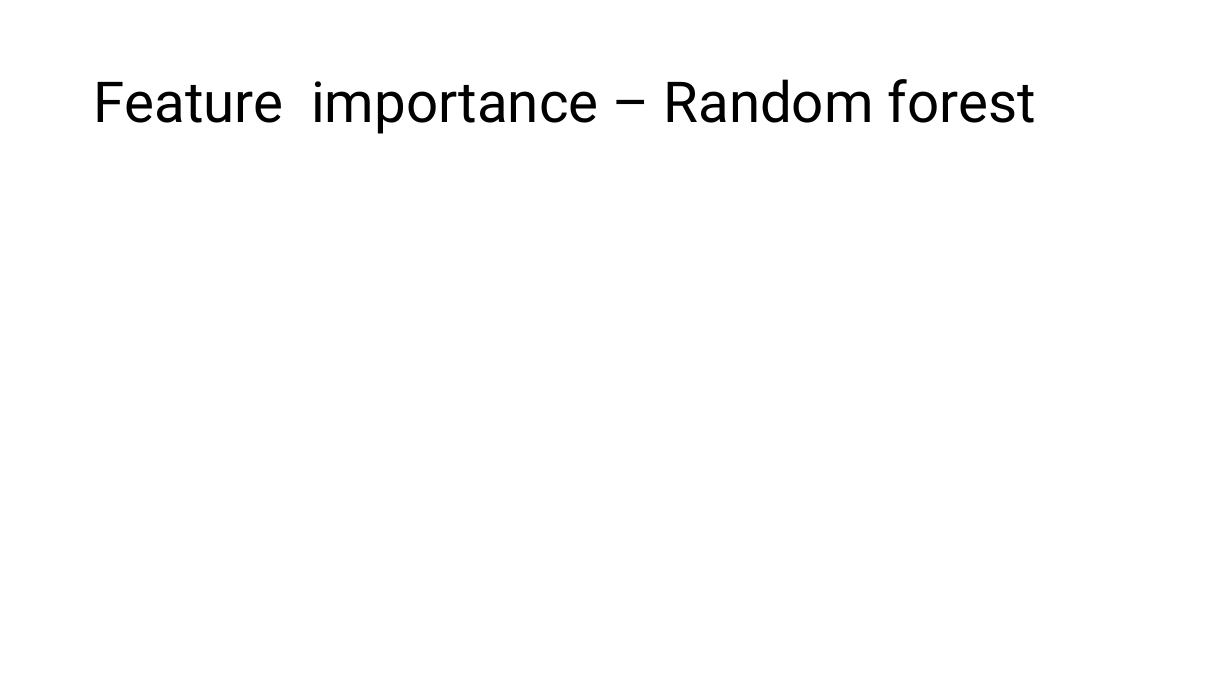
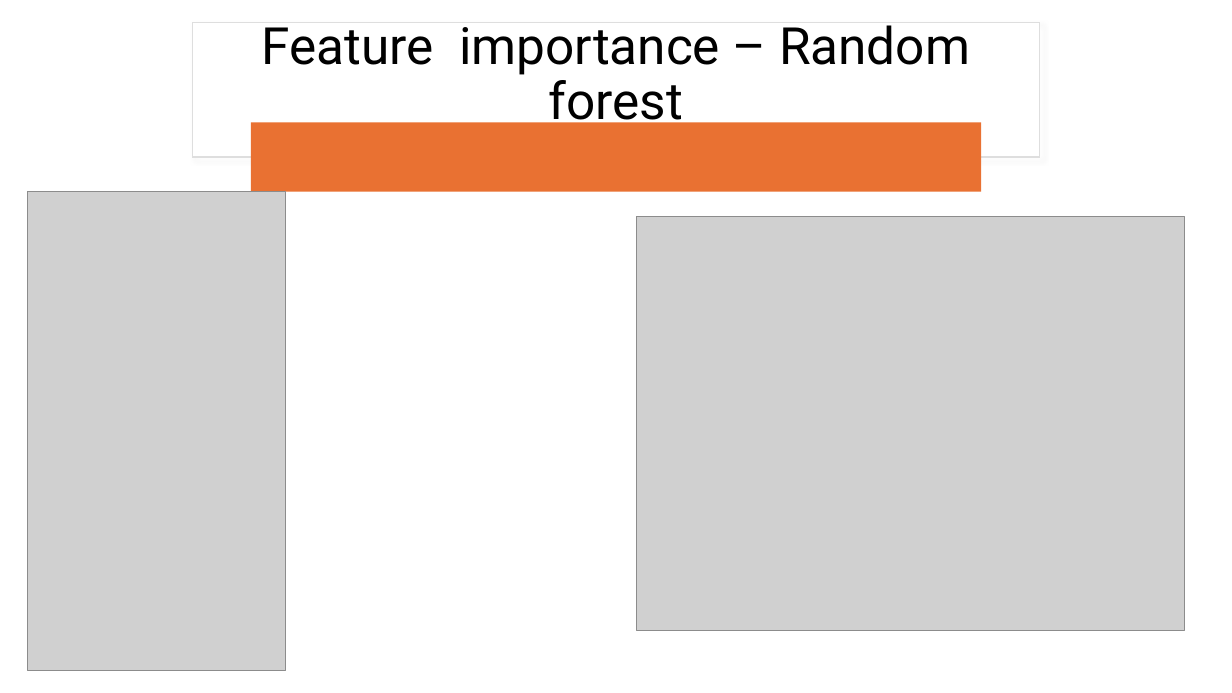
Before and after one commit to KissDanielMark/CustomerAnalytics_Competition, a slide deck: slide 4 of Presentation1.pptx. Drawn at 1232x693 pixels with LibreOffice and Linux fonts; fonts in the diff are those of the drawing; grey boxes stand for pictures. Boxes give left, top, right and bottom in pixels: in the first picture for what was removed or moved away, otherwise in the second. Text is boxed around its words. In the diff, an @@ line names an element or a change of style, - is before the commit and + after.

```diff
--- a/Presentation1.pptx
+++ b/Presentation1.pptx
@@ rectangle added at [192,22,1040,157], fill #FFFFFF, outline #DEDEDE 1 pt @@
@@ title "Feature importance – Random forest": place and size @@
-title "Feature importance – Random forest" at [94,79,1036,134]
+title "Feature importance – Random forest" at [262,25,970,132]
@@ title "Feature importance – Random forest" at [262,25,970,132]: size 44 to 40 pt; alignment left to centre @@
@@ rounded rectangle added at [251,122,982,191], fill #E97132 @@
@@ picture added at [28,191,287,670] @@
@@ picture added at [637,216,1185,630] @@
```
Also in this commit, not shown: 5 other slides changed, 2 slides added, 4 slides removed, 9 other files.
